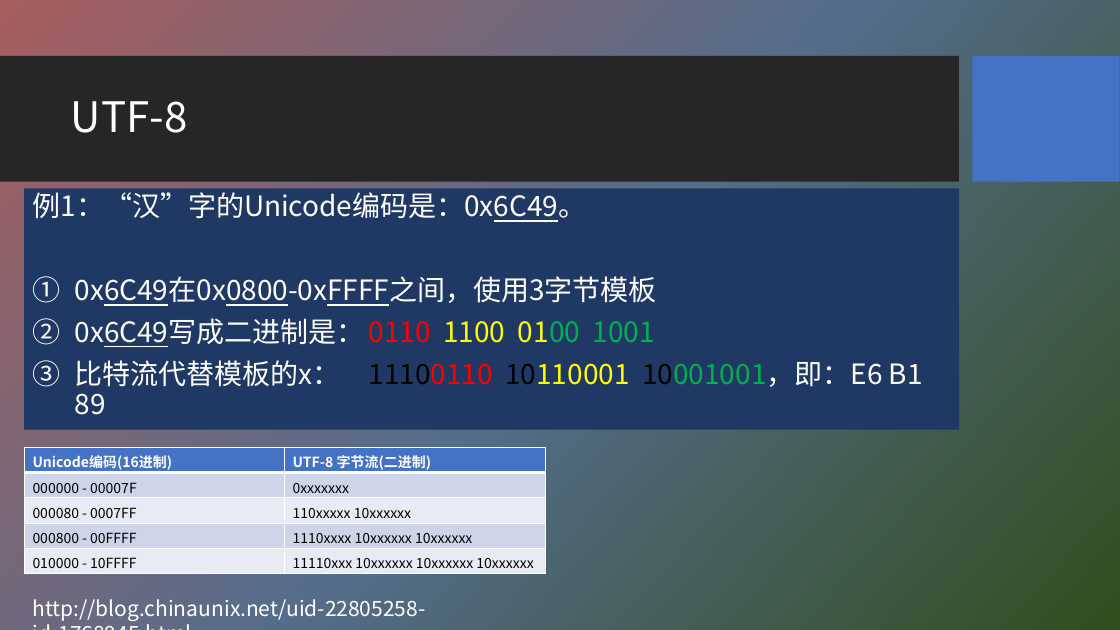
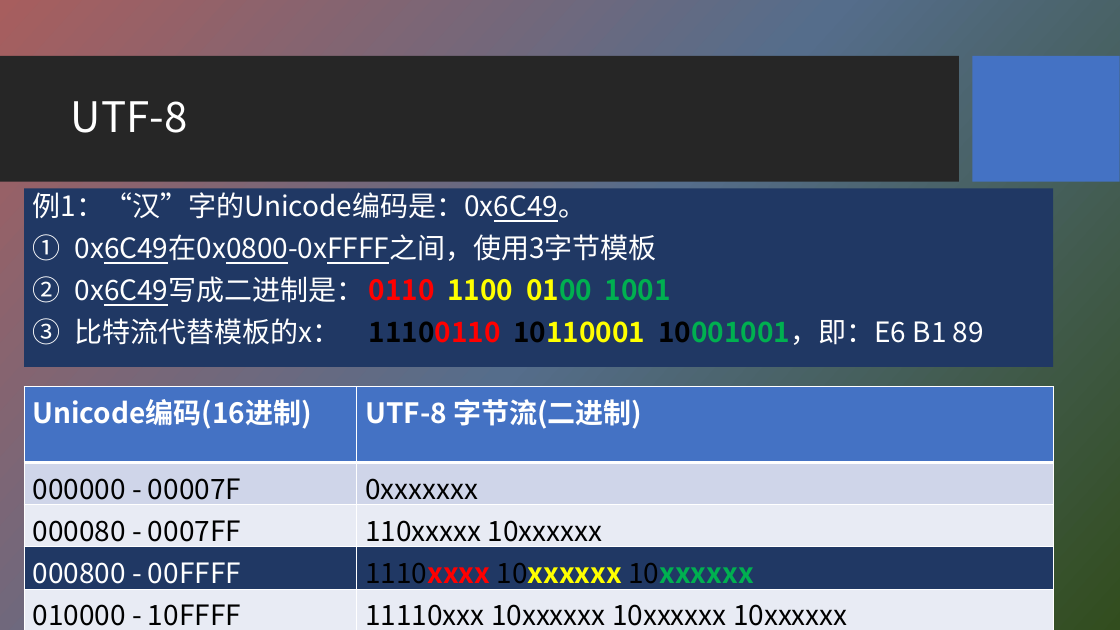
Before and after one commit to HBU/NLP_PPT, a slide deck: slide 18 of PPT-2020/ch06 字符编码与字频统计.pptx. Drawn at 1120x630 pixels with LibreOffice and Linux fonts; fonts in the diff are those of the drawing; background and template pictures are left out. Boxes give left, top, right and bottom in pixels: in the first picture for what was removed or moved away, otherwise in the second. Text is boxed around its words. In the diff, an @@ line names an element or a change of style, - is before the commit and + after.

```diff
--- a/PPT-2020/ch06 字符编码与字频统计.pptx
+++ b/PPT-2020/ch06 字符编码与字频统计.pptx
@@ text "例1：“汉”字的Unicode编码是：0x6C49。": place and size @@
-text "例1：“汉”字的Unicode编码是：0x6C49。" at (24,188,960,429)
+text "例1：“汉”字的Unicode编码是：0x6C49。" at (24,188,1054,367)
@@ text at (75,276,984,345): bold on in "0110 1100 0100 1001", "11100110 10110001 10001001，即：E6" @@
@@ table at (24,387,1054,630) @@
@@ fill #CFD5EA to #203864 in row 4 @@
@@ size 12 to 24 pt @@
@@ text colour #000000 to #FFFFFF in "000800 - 00FFFF" @@
@@ text colour #000000 to #FF0000 in "1110xxxx" @@
@@ text colour #000000 to #FFFF00, text colour #000000 to #00B050 in "10xxxxxx" @@
@@ bold on in "1110xxxx 10xxxxxx 10xxxxxx" @@
@@ table: place and size @@
-table at (24,448,546,574)
+table at (24,387,1054,630)
@@ text "http://blog.chinaunix.net/uid-22805258-id-1768945.html" at (28,604,334,617): size 18 to 10 pt @@
```
Also in this commit, not shown: 16 other slides changed, 1 other file.
